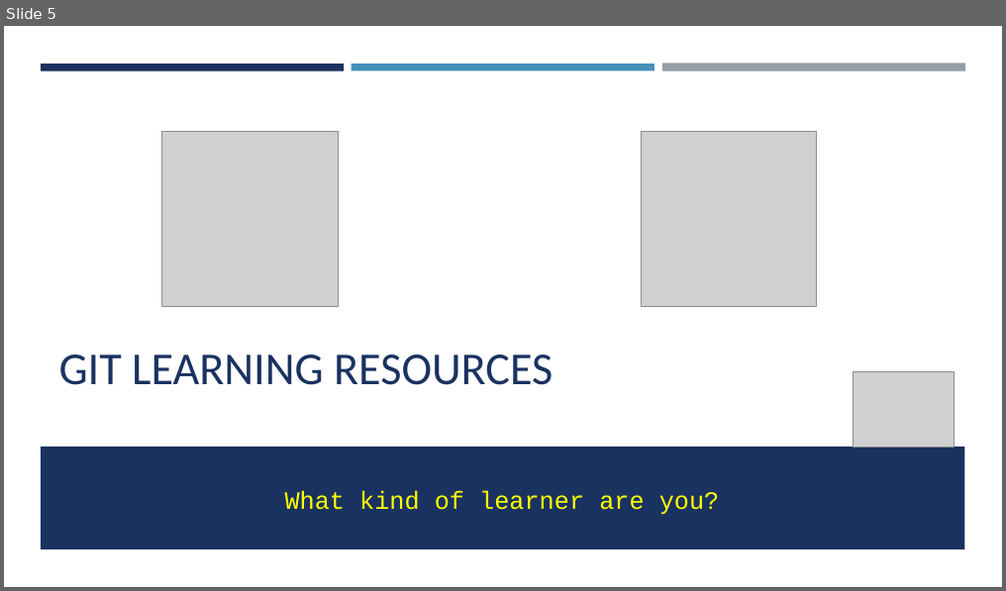
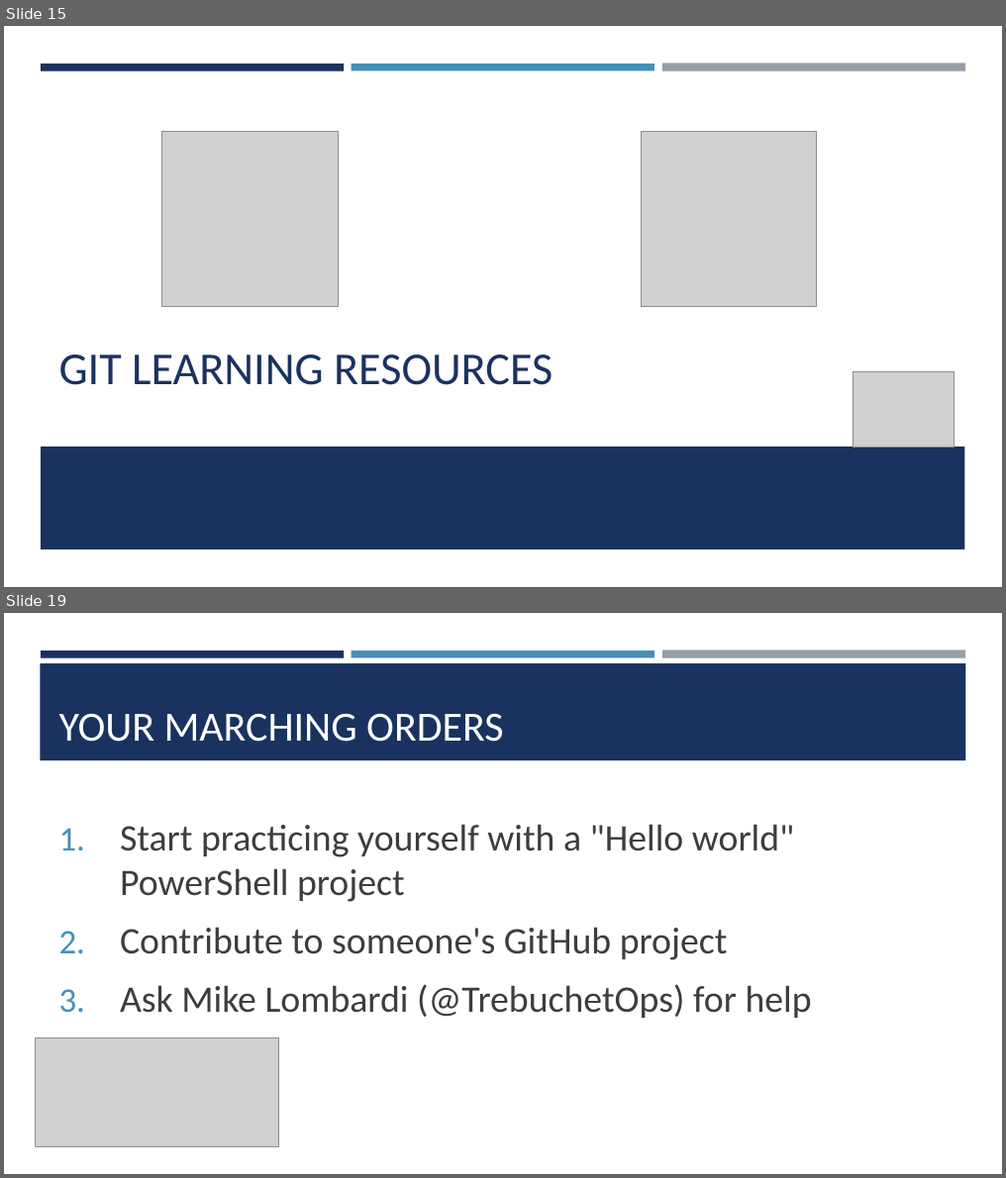
Before and after one commit to timothywarner/summer2019, a slide deck: psh on the river 2019/warner-github-2019.pptx. Shown one above the other, each under a label of ours: slide 5 before the commit, slides 15 and 19 after it; the slides between them are not shown. The pictures are 1006x591 and 1006x1178 pixels, drawn with LibreOffice and Linux fonts; fonts in the diff are those of the drawing; grey boxes stand for pictures; background and template pictures are left out. Boxes give left, top, right and bottom in pixels: in the first picture for what was removed or moved away, otherwise in the second. Text is boxed around its words. In the diff, an @@ line names an element or a change of style, - is before the commit and + after.

```diff
--- a/psh on the river 2019/warner-github-2019.pptx
+++ b/psh on the river 2019/warner-github-2019.pptx
@@ slide 19 added at [4,613,1002,1174], background #FFFFFF; not listed: 3 template elements that a slide beside it also shows @@
@@ rectangle added at [40,663,966,761], fill #1A3260 @@
@@ title added at [59,713,503,742], 40 pt, text #FFFFFF @@
+YOUR MARCHING ORDERS
@@ text added at [120,824,812,1018], 36 pt, text #3D3D3D @@
+1. Start practicing yourself with a "Hello world" PowerShell project
+2. Contribute to someone's GitHub project
+3. Ask Mike Lombardi (@TrebuchetOps) for help
@@ picture added at [36,1039,279,1147] @@
@@ what was slide 5 is now slide 15 @@
@@ slide 15 changed as well @@
@@ text removed at [285,490,720,515] @@
-What kind of learner are you?
```
Also in this commit, not shown: 2 other slides changed, 15 other slides added, 6 slides removed, 2 other files.
